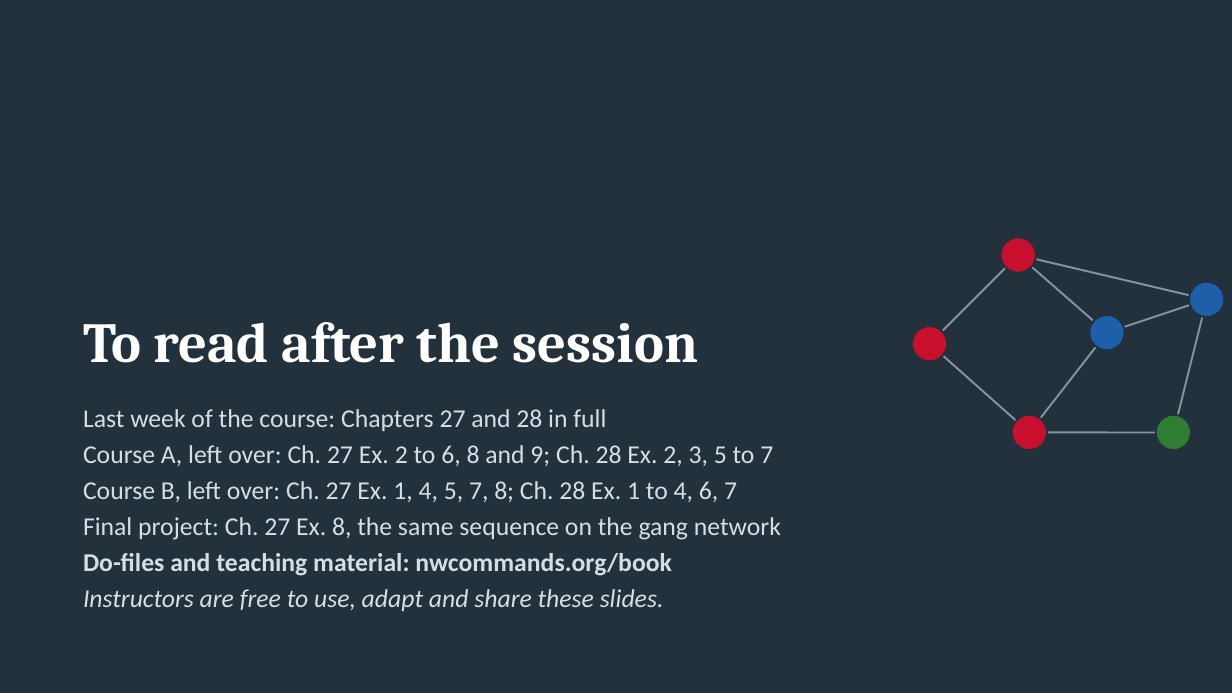
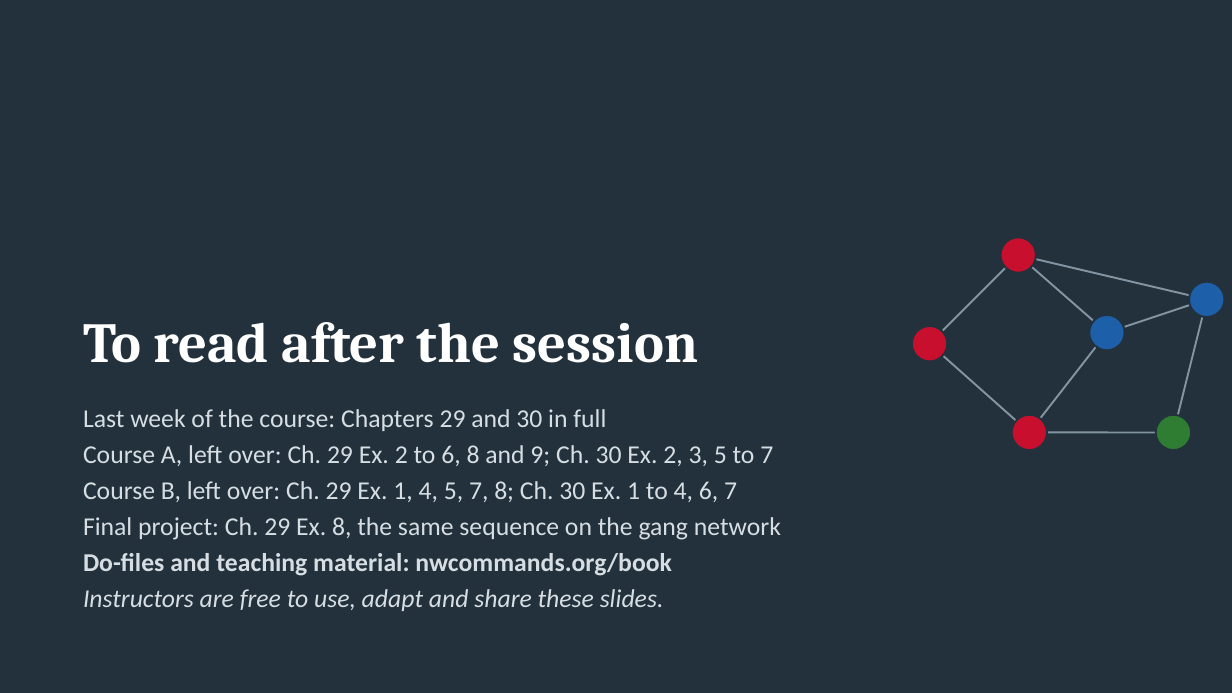
Before and after one commit to thomas-u-grund/nwcommands, a slide deck: slide 46 of website/book/teaching/slides/courseA_week12_complete_analysis.pptx. Drawn at 1232x693 pixels with LibreOffice and Linux fonts; fonts in the diff are those of the drawing. Boxes give left, top, right and bottom in pixels: in the first picture for what was removed or moved away, otherwise in the second. Text is boxed around its words. In the diff, an @@ line names an element or a change of style, - is before the commit and + after.

```diff
--- a/website/book/teaching/slides/courseA_week12_complete_analysis.pptx
+++ b/website/book/teaching/slides/courseA_week12_complete_analysis.pptx
@@ text at (83, 409, 781, 540): text changed @@
-Last week of the course: Chapters 27 and 28 in full
-Course A, left over: Ch. 27 Ex. 2 to 6, 8 and 9; Ch. 28 Ex. 2, 3, 5 to 7
-Course B, left over: Ch. 27 Ex. 1, 4, 5, 7, 8; Ch. 28 Ex. 1 to 4, 6, 7
-Final project: Ch. 27 Ex. 8, the same sequence on the gang network
+Last week of the course: Chapters 29 and 30 in full
+Course A, left over: Ch. 29 Ex. 2 to 6, 8 and 9; Ch. 30 Ex. 2, 3, 5 to 7
+Course B, left over: Ch. 29 Ex. 1, 4, 5, 7, 8; Ch. 30 Ex. 1 to 4, 6, 7
+Final project: Ch. 29 Ex. 8, the same sequence on the gang network
```
Also in this commit, not shown: 16 other slides changed, 53 other files.
